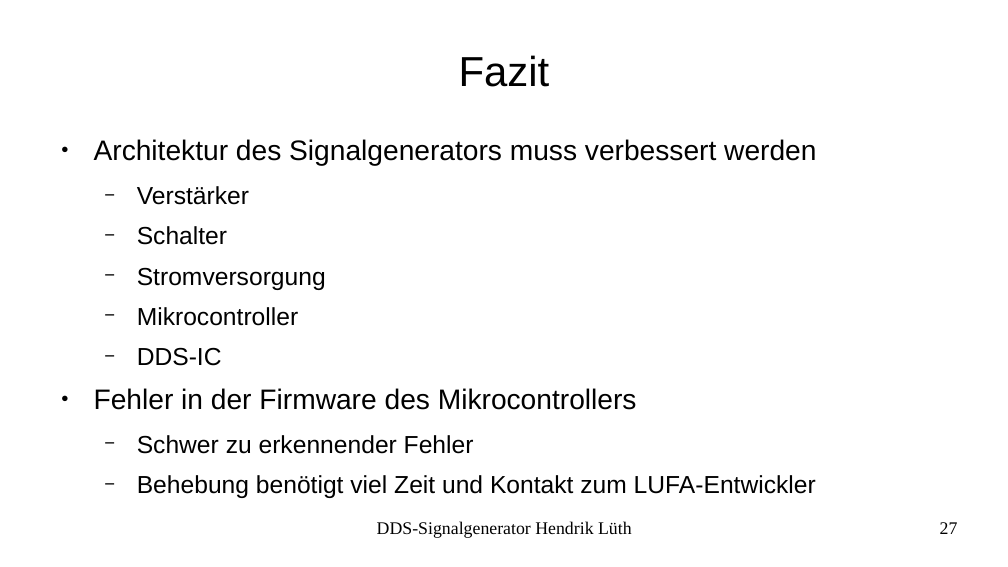
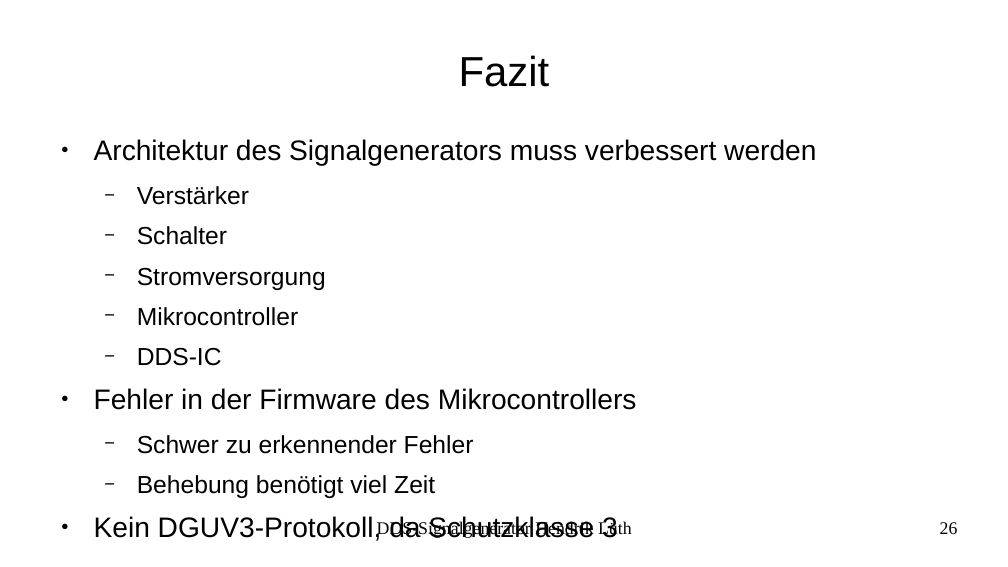
Before and after one commit to LabConnect/Signalgenerator, a slide deck: slide 26 of docs/Präsentation_Prüfung/Präsentation-Signalgenerator.odp (slide 27 before the commit). Drawn at 1008x567 pixels with LibreOffice and Linux fonts; fonts in the diff are those of the drawing. Boxes give left, top, right and bottom in pixels: in the first picture for what was removed or moved away, otherwise in the second. Text is boxed around its words. In the diff, an @@ line names an element or a change of style, - is before the commit and + after.

```diff
--- a/docs/Präsentation_Prüfung/Präsentation-Signalgenerator.odp
+++ b/docs/Präsentation_Prüfung/Präsentation-Signalgenerator.odp
@@ text at [94, 475, 618, 541]: text changed; size 19.4 to 22.2 pt @@
-  − Behebung benötigt viel Zeit und Kontakt zum LUFA-Entwickler
+  − Behebung benötigt viel Zeit
+● Kein DGUV3-Protokoll, da Schutzklasse 3
@@ page number at [940, 522, 958, 534]: text changed @@
-27
+26
```
Also in this commit, not shown: 5 other slides changed, 1 slide removed.
